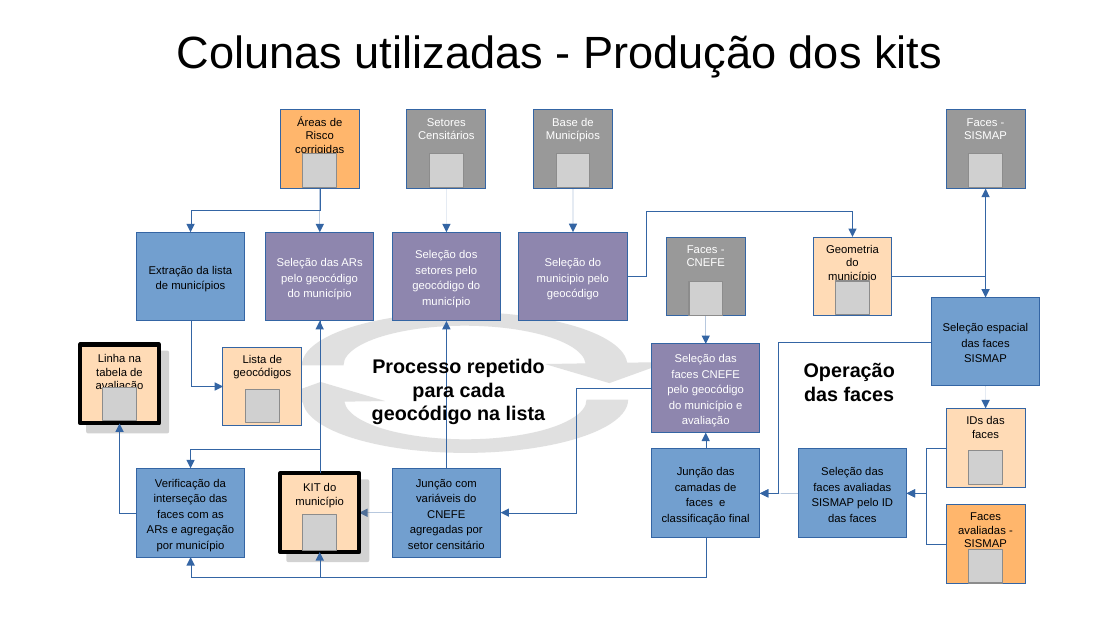
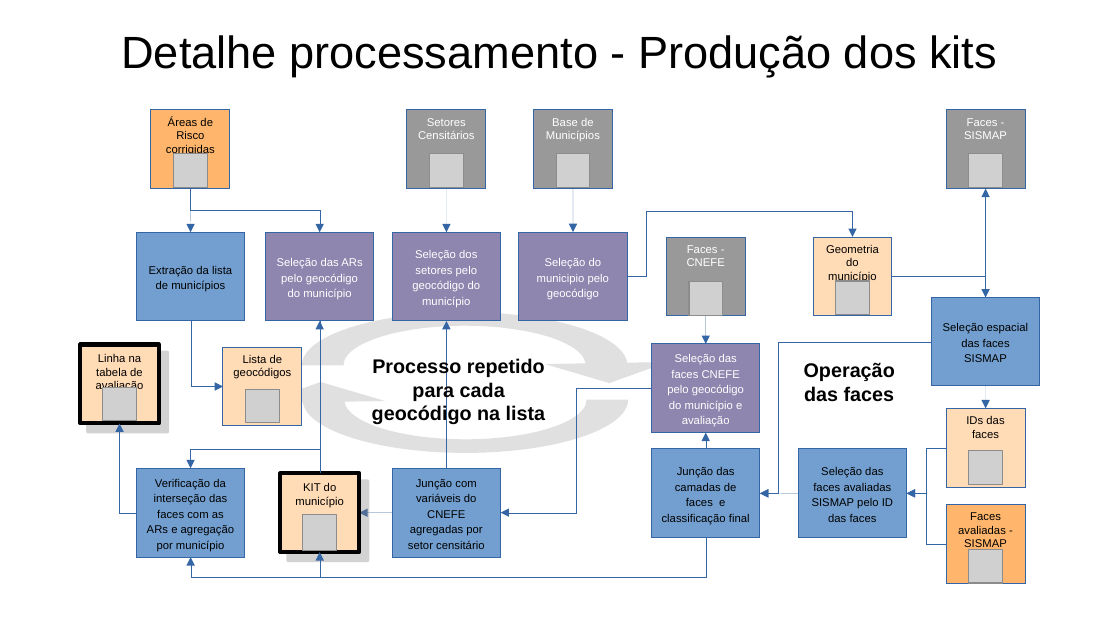
Before and after one commit to jcmartinssh/kits-BATER, a slide deck: slide 12 of referencia_scripts.odp. Drawn at 1120x630 pixels with LibreOffice and Linux fonts; fonts in the diff are those of the drawing; grey boxes stand for pictures. Boxes give left, top, right and bottom in pixels: in the first picture for what was removed or moved away, otherwise in the second. Text is boxed around its words. In the diff, an @@ line names an element or a change of style, - is before the commit and + after.

Commit message:
ajuste fluxograma loop processamento

```diff
--- a/referencia_scripts.odp
+++ b/referencia_scripts.odp
@@ title at <box>121,35,997,77</box>: text changed @@
-Colunas utilizadas - Produção dos kits
+Detalhe processamento - Produção dos kits
@@ 1 picture, 1 rectangle, 1 arrow: place and size @@
-1 picture, 1 rectangle, 1 arrow at <box>281,110,360,233</box>
+1 picture, 1 rectangle, 1 arrow at <box>151,110,231,233</box>
@@ elbow arrow moved from (320, 189) - (191, 233) to (190, 189) - (320, 233) @@
```
Also in this commit, not shown: 1 other slide changed.
